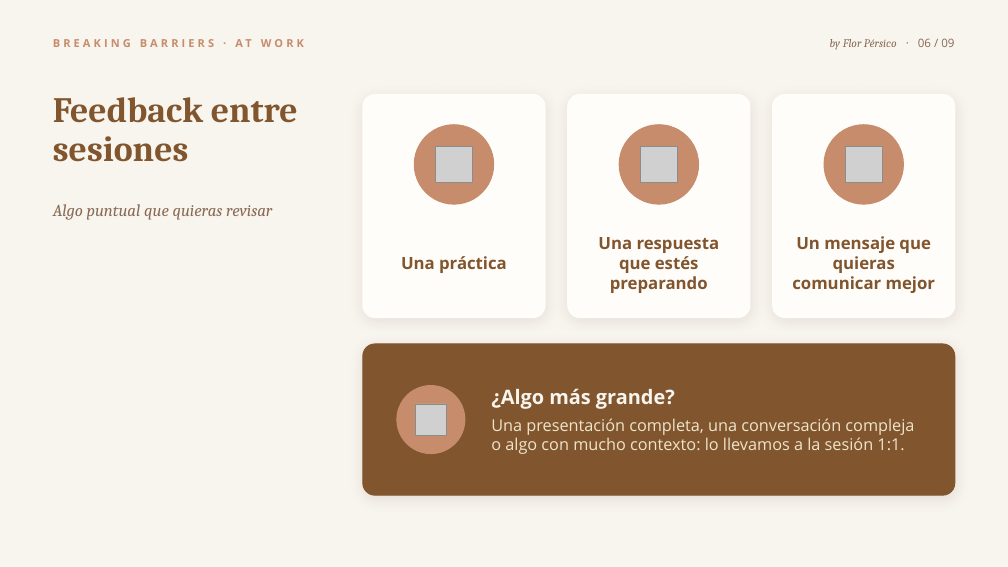
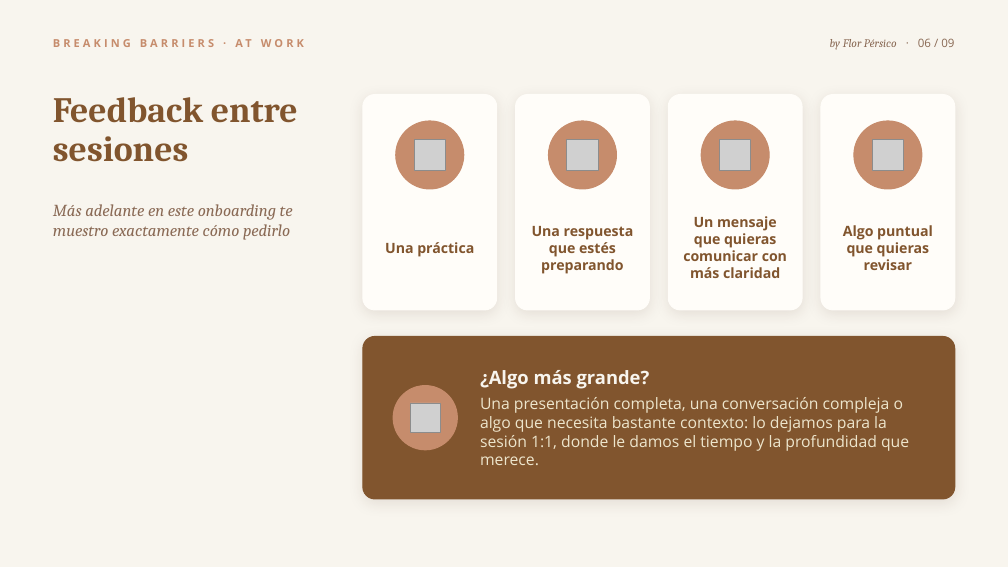
Before and after one commit to florenciapersico-ctrl/brakingbarriersatwork, a slide deck: slide 6 of onboarding/ONB02_Como_vamos_a_trabajar_juntas.pptx. Drawn at 1008x567 pixels with LibreOffice and Linux fonts; fonts in the diff are those of the drawing; grey boxes stand for pictures. Boxes give left, top, right and bottom in pixels: in the first picture for what was removed or moved away, otherwise in the second. Text is boxed around its words. In the diff, an @@ line names an element or a change of style, - is before the commit and + after.

```diff
--- a/onboarding/ONB02_Como_vamos_a_trabajar_juntas.pptx
+++ b/onboarding/ONB02_Como_vamos_a_trabajar_juntas.pptx
@@ rounded rectangle: place and size @@
-rounded rectangle at [363, 95, 545, 318]
+rounded rectangle at [363, 95, 497, 310]
@@ rounded rectangle: place and size @@
-rounded rectangle at [568, 95, 750, 318]
+rounded rectangle at [516, 95, 650, 310]
@@ rounded rectangle: place and size @@
-rounded rectangle at [773, 95, 955, 318]
+rounded rectangle at [668, 95, 802, 310]
@@ rounded rectangle added at [821, 95, 955, 310], fill #FFFDF9, outline #FFFDF9 1 pt @@
@@ ellipse: place and size @@
-ellipse at [414, 125, 494, 204]
+ellipse at [396, 121, 464, 189]
@@ picture: place and size @@
-picture at [436, 146, 472, 182]
+picture at [414, 139, 445, 170]
@@ ellipse: place and size @@
-ellipse at [619, 125, 699, 204]
+ellipse at [548, 121, 616, 189]
@@ picture: place and size @@
-picture at [640, 146, 677, 182]
+picture at [567, 139, 598, 170]
@@ ellipse: place and size @@
-ellipse at [824, 125, 904, 204]
+ellipse at [702, 121, 770, 189]
@@ picture: place and size @@
-picture at [845, 146, 882, 182]
+picture at [720, 139, 751, 170]
@@ ellipse: place and size @@
-ellipse at [397, 386, 465, 454]
+ellipse at [854, 121, 922, 189]
@@ picture added at [873, 139, 904, 170] @@
@@ text at [53, 204, 293, 240]: text changed @@
-Algo puntual que quieras revisar
+Más adelante en este onboarding te muestro exactamente cómo pedirlo
@@ text "Una práctica": place and size @@
-text "Una práctica" at [401, 256, 507, 273]
+text "Una práctica" at [385, 242, 474, 257]
@@ text "Una práctica" at [385, 242, 474, 257]: size 16 to 13.5 pt @@
@@ text "Una respuesta que estés preparando" at [532, 226, 634, 274]: size 16 to 13.5 pt @@
@@ text "Una respuesta que estés preparando": place and size @@
-text "Una respuesta que estés preparando" at [598, 237, 720, 293]
+text "Una respuesta que estés preparando" at [532, 226, 634, 274]
@@ text at [683, 216, 787, 278]: text changed; size 16 to 13.5 pt @@
-Un mensaje que quieras comunicar mejor
+Un mensaje que quieras comunicar con más claridad
@@ text added at [843, 225, 933, 270], 13.5 pt, text #81552E, bold @@
+Algo puntual que quieras revisar
@@ proportions changed in 4 elements at [363, 95, 497, 310], [516, 95, 650, 310], [668, 95, 802, 310], [363, 337, 955, 499] @@
@@ rounded rectangle: place and size @@
-rounded rectangle at [363, 344, 955, 495]
+rounded rectangle at [363, 337, 955, 499]
@@ text "¿Algo más grande?": place and size @@
-text "¿Algo más grande?" at [491, 388, 914, 454]
+text "¿Algo más grande?" at [480, 370, 909, 465]
@@ ellipse added at [393, 386, 457, 450], fill #C68C6C, outline #C68C6C 1 pt @@
@@ text at [480, 370, 650, 389]: size 19 to 17.5 pt in "¿Algo más grande?"; less space between paragraphs @@
@@ picture: place and size @@
-picture at [415, 404, 446, 435]
+picture at [411, 403, 440, 433]
@@ text at [480, 397, 909, 465]: text changed; size 15.5 to 15 pt @@
-Una presentación completa, una conversación compleja o algo con mucho contexto: lo llevamos a la sesión 1:1.
+Una presentación completa, una conversación compleja o algo que necesita bastante contexto: lo dejamos para la sesión 1:1, donde le damos el tiempo y la profundidad que merece.
```
Also in this commit, not shown: 8 other slides changed, 2 other files.
